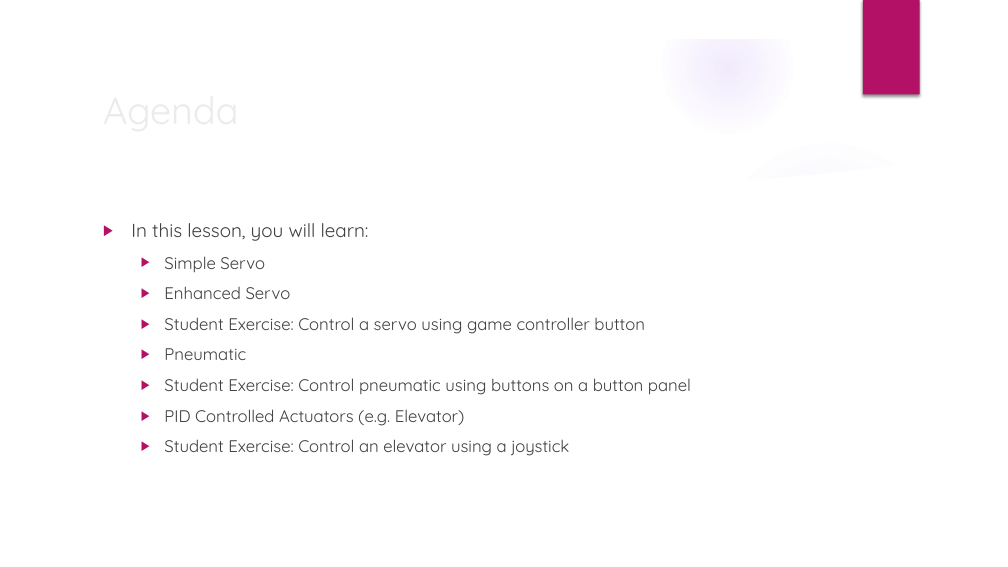
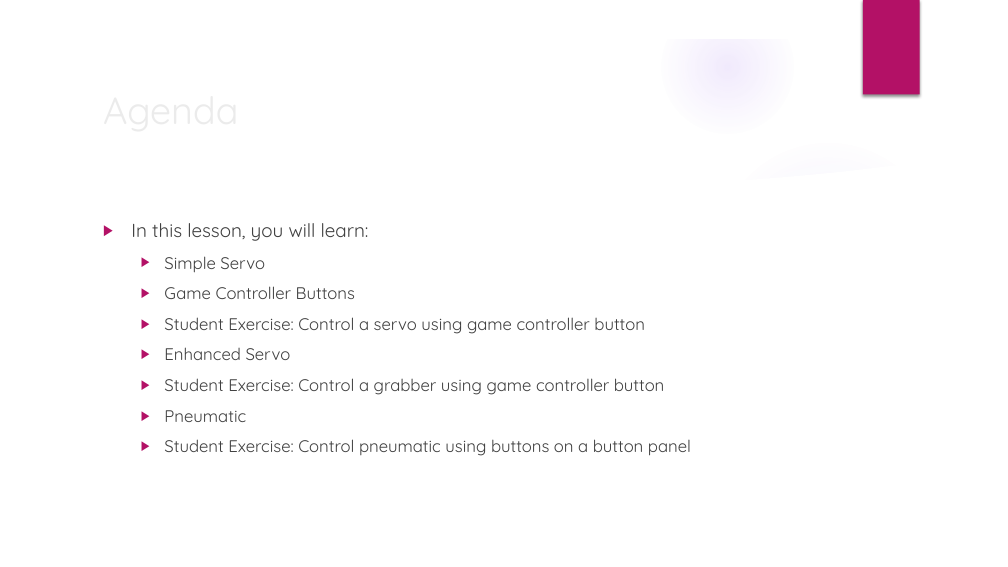
Before and after one commit to trc492/FrcProgrammingClass, a slide deck: slide 2 of Lesson4/AdvancedRoboticsLesson4.pptx. Drawn at 1008x567 pixels with LibreOffice and Linux fonts; fonts in the diff are those of the drawing; background and template pictures are left out. Boxes give left, top, right and bottom in pixels: in the first picture for what was removed or moved away, otherwise in the second. Text is boxed around its words. In the diff, an @@ line names an element or a change of style, - is before the commit and + after.

```diff
--- a/Lesson4/AdvancedRoboticsLesson4.pptx
+++ b/Lesson4/AdvancedRoboticsLesson4.pptx
@@ text at (x1=164, y1=286, x2=645, y2=334): paragraphs added @@
+  ▶ Game Controller Buttons
+  ▶ Student Exercise: Control a servo using game controller button
@@ text at (x1=164, y1=378, x2=665, y2=395): text changed @@
-  ▶ Student Exercise: Control a servo using game controller button
+  ▶ Student Exercise: Control a grabber using game controller button
@@ text at (x1=164, y1=409, x2=569, y2=456): paragraphs removed @@
-  ▶ PID Controlled Actuators (e.g. Elevator)
-  ▶ Student Exercise: Control an elevator using a joystick
```
Also in this commit, not shown: 5 other slides changed, 1 slide added, 1 slide removed, 3 other files.
